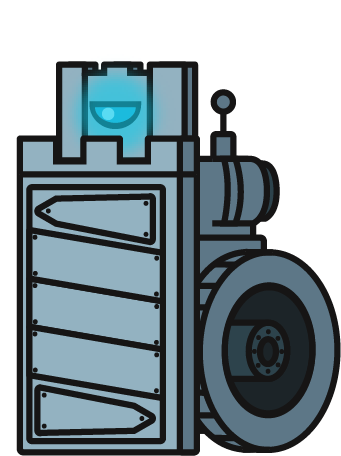
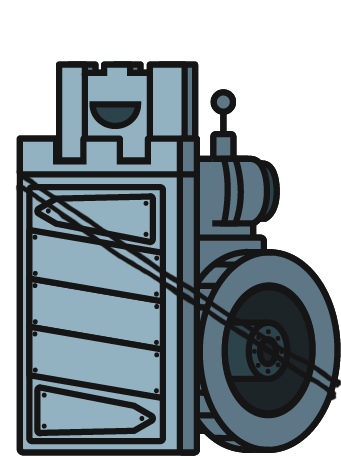
Revision of a layered 341x456 image; what changed, layer by layer:
added layer "GuardBot_Cut_Top" in group "GuardBot" over [15, 61, 341, 389]
added layer "GuardBot_Cut_Bottom" in group "GuardBot" over [15, 182, 337, 456]
